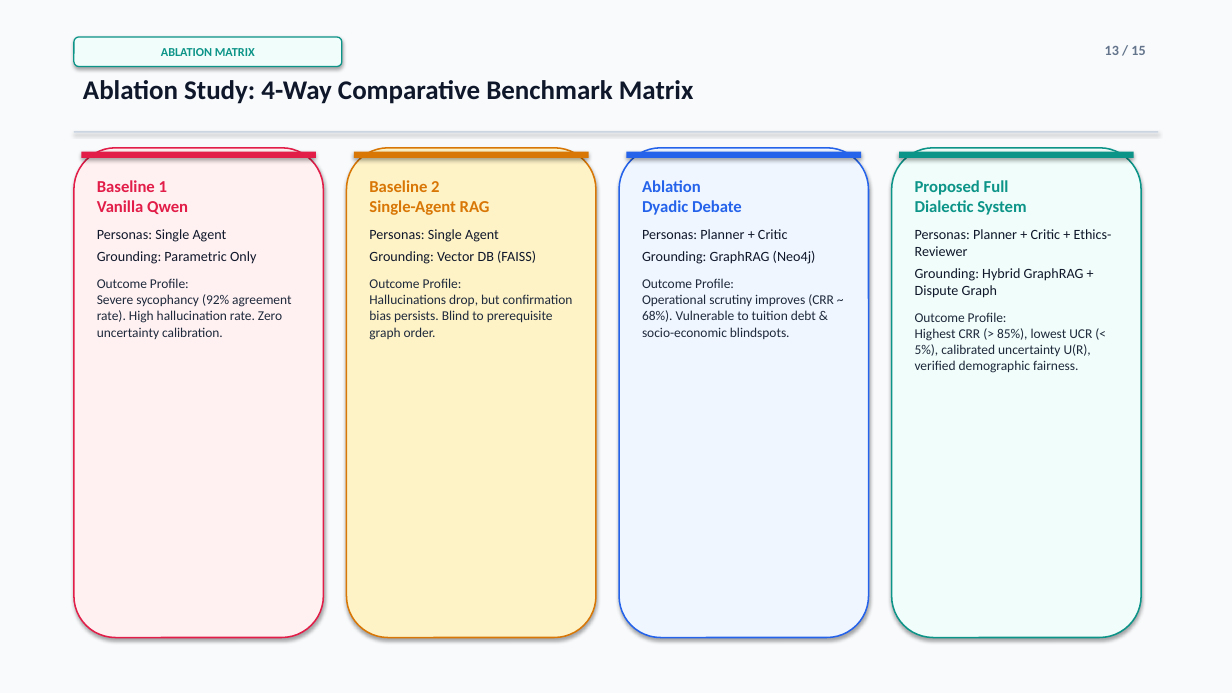
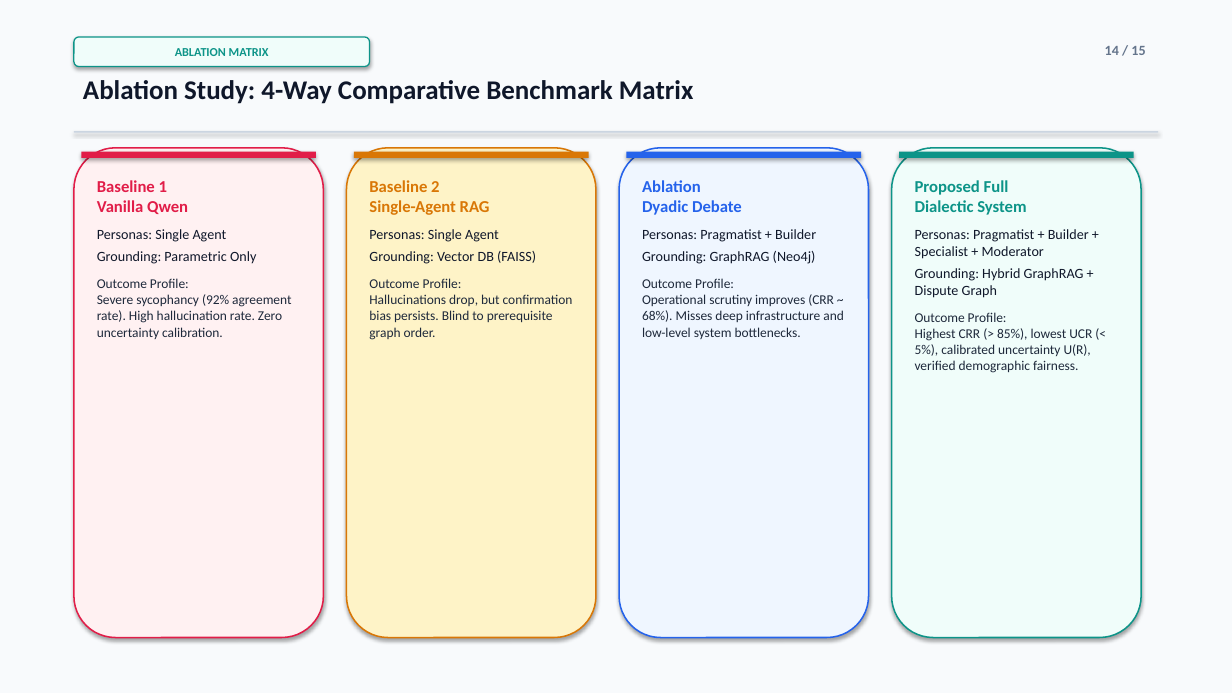
Before and after one commit to parth2024-tech/rai-project, a slide deck: slide 14 of Final_Presentation.pptx (slide 13 before the commit). Drawn at 1232x693 pixels with LibreOffice and Linux fonts; fonts in the diff are those of the drawing. Boxes give left, top, right and bottom in pixels: in the first picture for what was removed or moved away, otherwise in the second. Text is boxed around its words. In the diff, an @@ line names an element or a change of style, - is before the commit and + after.

Commit message:
feat: synchronize personas, 5-stage debate loop, and flowcharts in Final_Presentation.pptx

```diff
--- a/Final_Presentation.pptx
+++ b/Final_Presentation.pptx
@@ rounded rectangle "ABLATION MATRIX": place and size @@
-rounded rectangle "ABLATION MATRIX" at (74,37,342,67)
+rounded rectangle "ABLATION MATRIX" at (74,37,370,67)
@@ text at (1105,46,1145,55): text changed @@
-13 / 15
+14 / 15
@@ text at (642,229,816,242): text changed @@
-Personas: Planner + Critic
+Personas: Pragmatist + Builder
@@ text at (915,229,1089,259): text changed @@
-Personas: Planner + Critic + Ethics-Reviewer
+Personas: Pragmatist + Builder + Specialist + Moderator
@@ text at (642,278,844,339): text changed @@
-Outcome Profile:
-Operational scrutiny improves (CRR ~ 68%). Vulnerable to tuition debt & socio-economic blindspots.
+Outcome Profile:
+Operational scrutiny improves (CRR ~ 68%). Misses deep infrastructure and low-level system bottlenecks.
```
Also in this commit, not shown: 11 other slides changed, 3 slides added, 3 slides removed, 4 other files.
